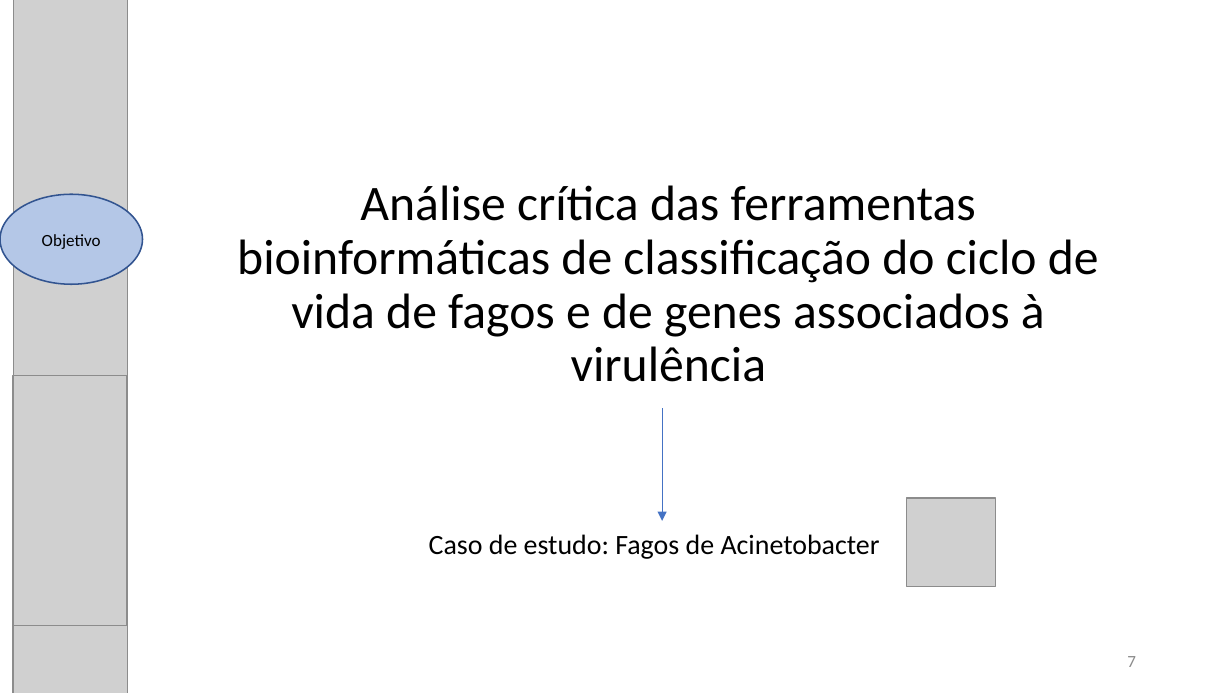
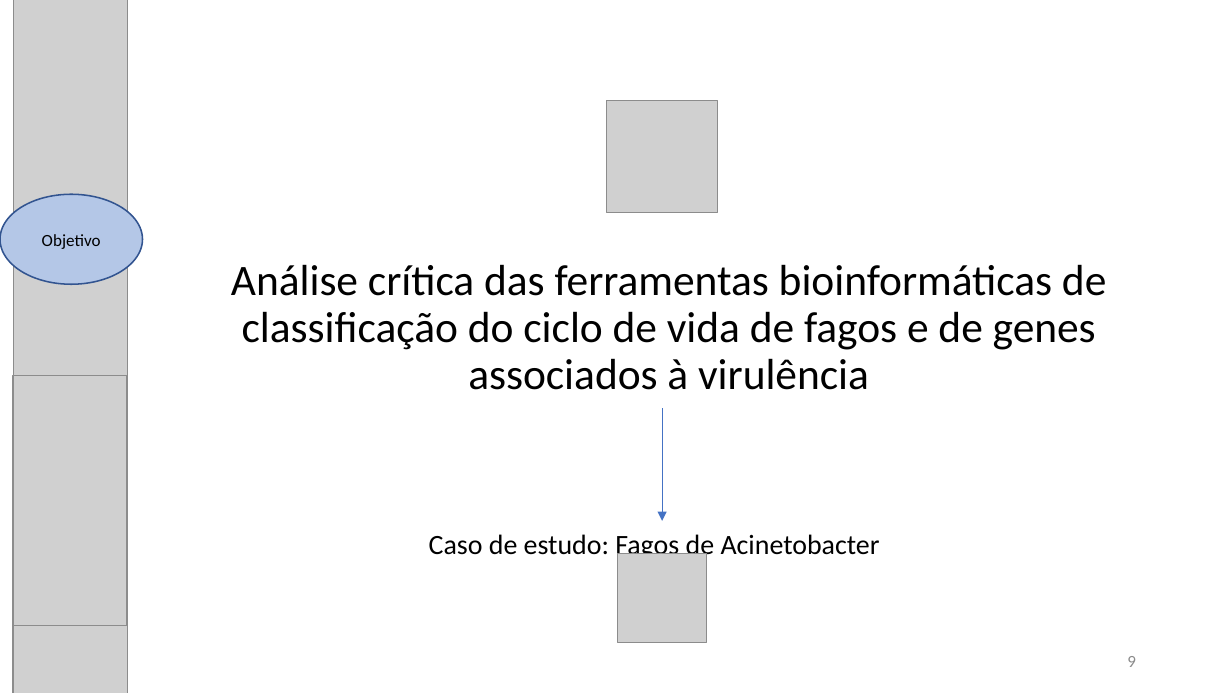
Before and after one commit to karynalysenko/Project_final, a slide deck: slide 9 of apresentacao.pptx (slide 7 before the commit). Drawn at 1232x693 pixels with LibreOffice and Linux fonts; fonts in the diff are those of the drawing; grey boxes stand for pictures. Boxes give left, top, right and bottom in pixels: in the first picture for what was removed or moved away, otherwise in the second. Text is boxed around its words. In the diff, an @@ line names an element or a change of style, - is before the commit and + after.

```diff
--- a/apresentacao.pptx
+++ b/apresentacao.pptx
@@ picture added at <box>606,101,718,212</box> @@
@@ text "Análise crítica das ferramentas bioinformáticas ...": place and size @@
-text "Análise crítica das ferramentas bioinformáticas ..." at <box>237,185,1099,382</box>
+text "Análise crítica das ferramentas bioinformáticas ..." at <box>231,264,1106,390</box>
@@ text "Análise crítica das ferramentas bioinformáticas ..." at <box>231,264,1106,390</box>: size 32 to 28 pt @@
@@ picture removed at <box>907,499,995,587</box> @@
@@ picture added at <box>618,553,707,642</box> @@
@@ page number at <box>1127,656,1136,667</box>: text changed @@
-7
+9
```
Also in this commit, not shown: 11 other slides changed, 3 slides added, 1 other file.
